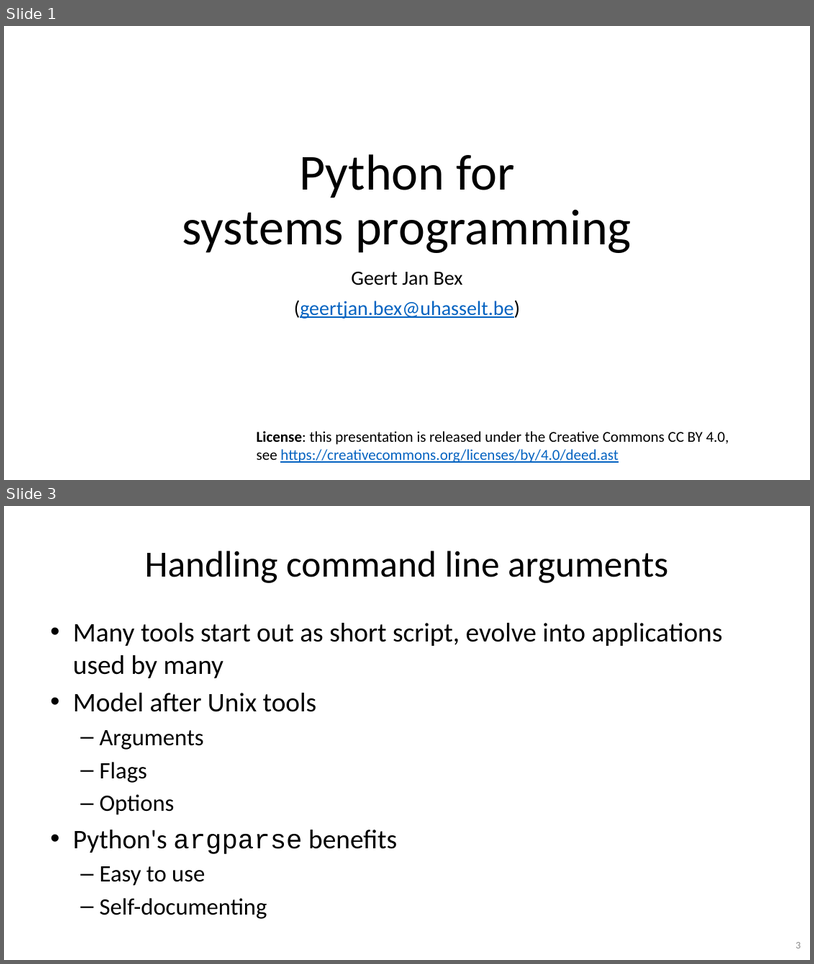
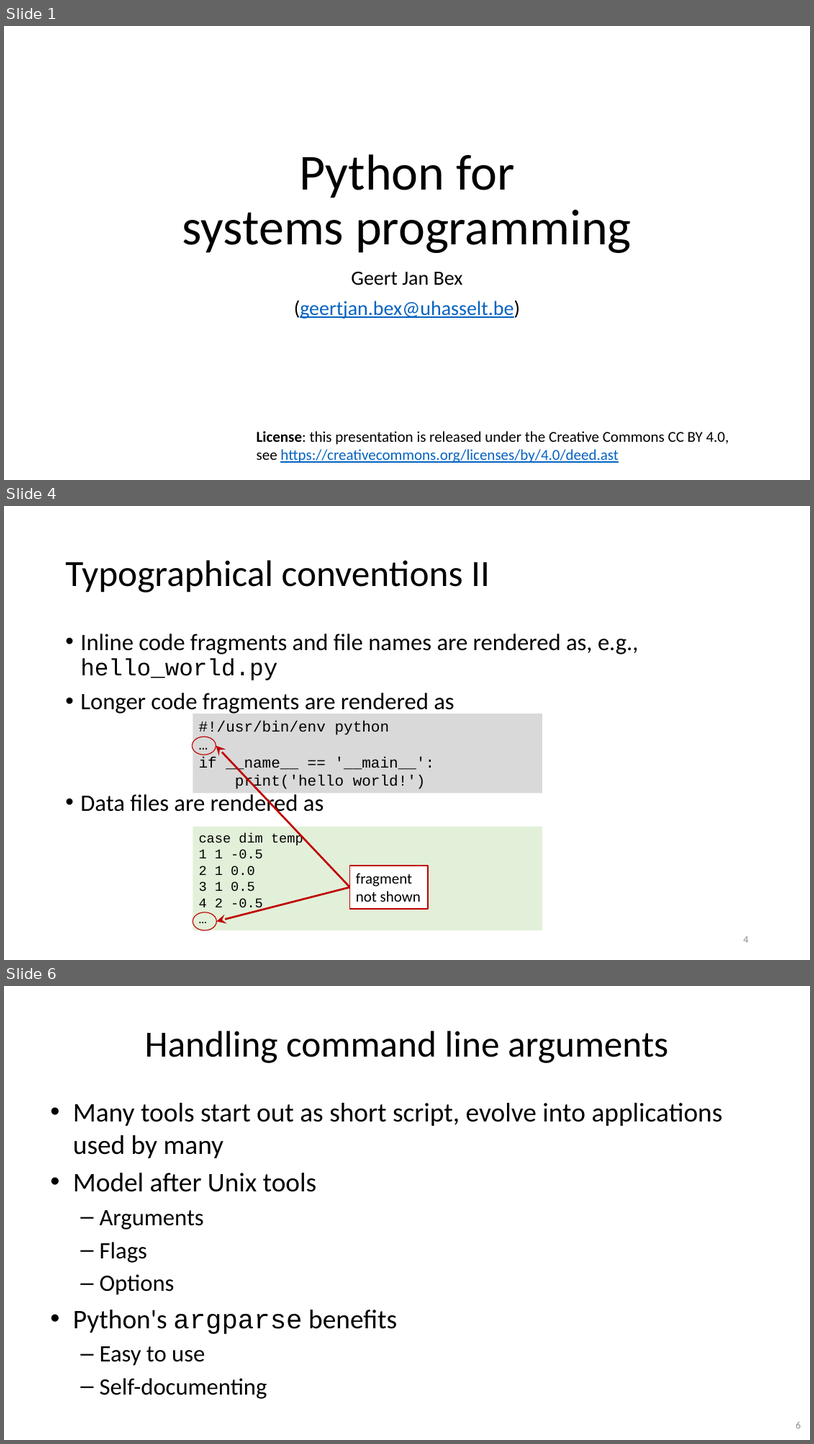
Before and after one commit to gjbex/Python-for-systems-programming, a slide deck: python_for_systems_programming.pptx. Shown one above the other, each under a label of ours: slides 1 and 3 before the commit, slides 1, 4 and 6 after it; the slides between them are not shown. The pictures are 814x964 and 814x1444 pixels, drawn with LibreOffice and Linux fonts; fonts in the diff are those of the drawing. Boxes give left, top, right and bottom in pixels: in the first picture for what was removed or moved away, otherwise in the second. Text is boxed around its words. In the diff, an @@ line names an element or a change of style, - is before the commit and + after.

```diff
--- a/python_for_systems_programming.pptx
+++ b/python_for_systems_programming.pptx
@@ slide 4 added at bbox=[4, 506, 810, 960], background #FFFFFF @@
@@ title added at bbox=[65, 560, 490, 592], 44 pt, text #000000 @@
+Typographical conventions II
@@ text added at bbox=[80, 633, 638, 816], 28 pt, text #000000 @@
+• Inline code fragments and file names are rendered as, e.g., hello_world.py
+• Longer code fragments are rendered as
+• Data files are rendered as
@@ rectangle added at bbox=[193, 713, 543, 793], fill #D9D9D9, 18 pt, text #000000 @@
+#!/usr/bin/env python
+…
+if __name__ == '__main__':
+print('hello world!')
@@ group added at bbox=[192, 736, 428, 930]: 2 ellipses, 2 arrows, 1 rectangle @@
+fragment
+not shown
@@ rectangle added at bbox=[193, 826, 543, 930], fill #E2F0D9, 16 pt, text #000000 @@
+case dim temp
+1 1 -0.5
+2 1 0.0
+3 1 0.5
+4 2 -0.5
+…
@@ page number added at bbox=[743, 936, 748, 942], 12 pt, text #8C8C8C @@
+4
@@ what was slide 3 is now slide 6 @@
@@ page number at bbox=[796, 1421, 801, 1428]: text changed @@
-3
+6
```
Also in this commit, not shown: 7 slides changed, 2 other slides added.
